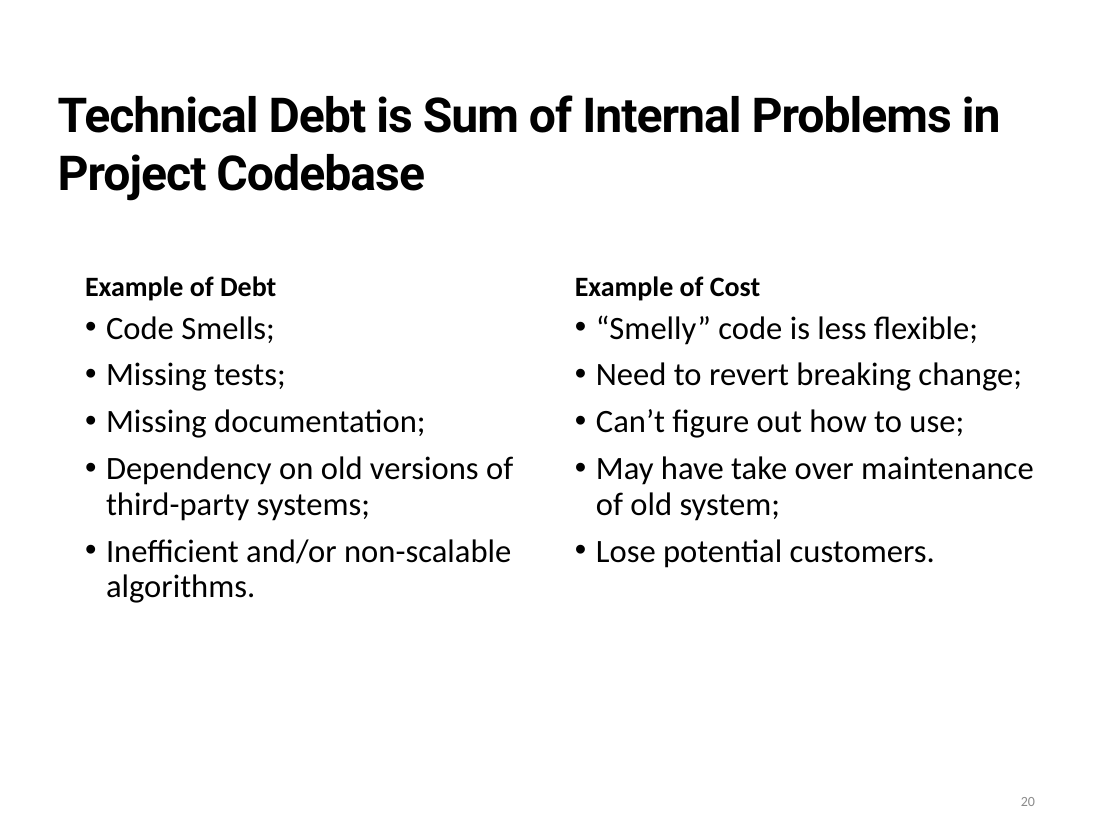
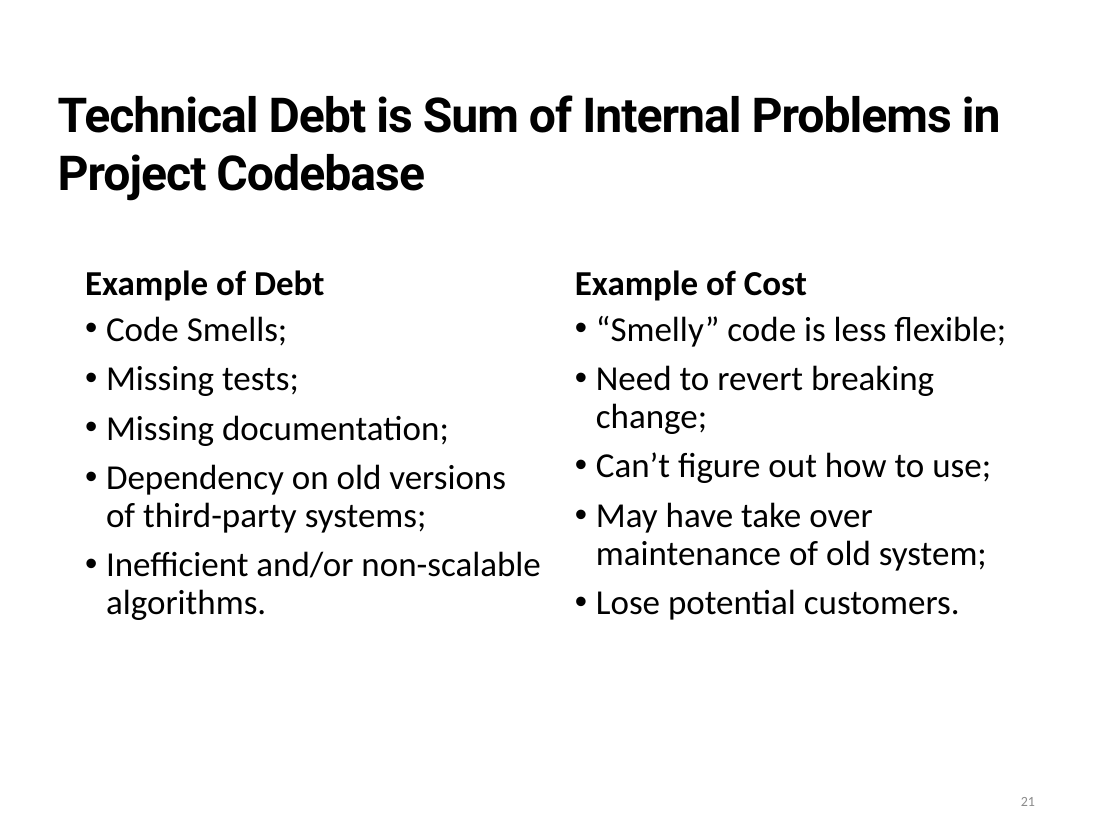
Before and after one commit to neu-se/CS4530-Spring-2022, a slide deck: slide 21 of Slides/Lesson 11 Code Smells, Refactoring and Technical Debt.pptx (slide 20 before the commit). Drawn at 1120x840 pixels with LibreOffice and Linux fonts; fonts in the diff are those of the drawing. Boxes give left, top, right and bottom in pixels: in the first picture for what was removed or moved away, otherwise in the second. Text is boxed around its words. In the diff, an @@ line names an element or a change of style, - is before the commit and + after.

```diff
--- a/Slides/Lesson 11 Code Smells, Refactoring and Technical Debt.pptx
+++ b/Slides/Lesson 11 Code Smells, Refactoring and Technical Debt.pptx
@@ text "Example of Debt" at bbox=[85, 270, 324, 301]: size 25.6 to 32 pt @@
@@ text "Example of Cost" at bbox=[575, 270, 807, 301]: size 25.6 to 32 pt @@
@@ text "Code Smells;" at bbox=[106, 316, 540, 620]: size 29.9 to 32 pt @@
@@ text "“Smelly” code is less flexible;" at bbox=[596, 316, 1006, 620]: size 29.9 to 32 pt @@
@@ page number at bbox=[1021, 797, 1035, 806]: text changed @@
-20
+21
```
Also in this commit, not shown: 2 other slides changed, 2 slides added, 1 slide removed, 1 other file.
